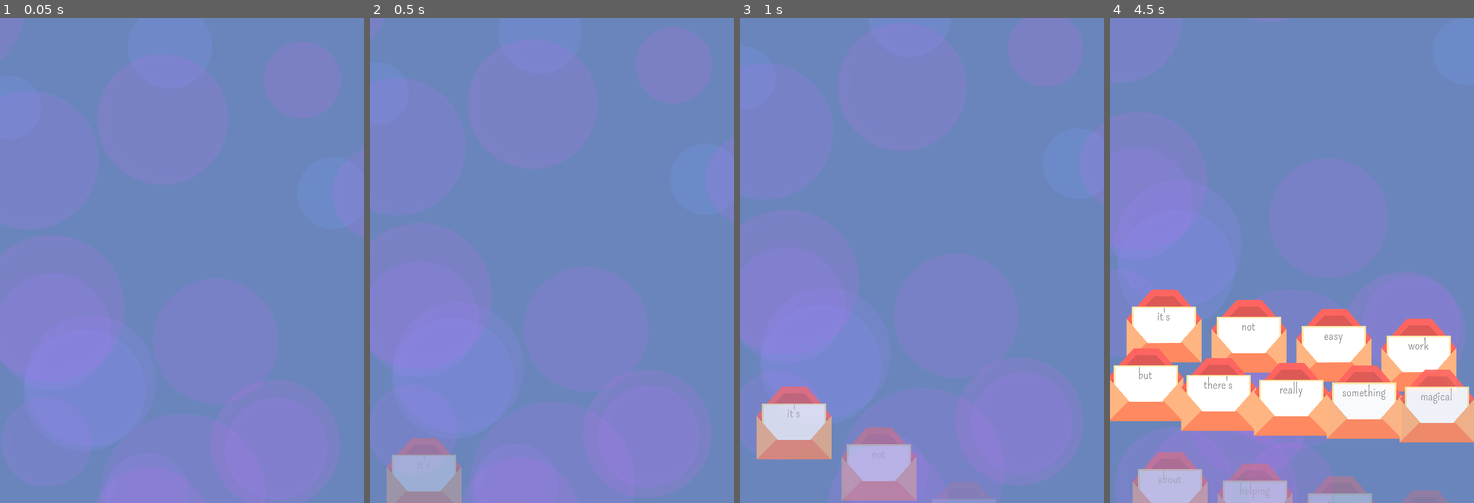
Above: before the commit, frames 1-4 (left to right).
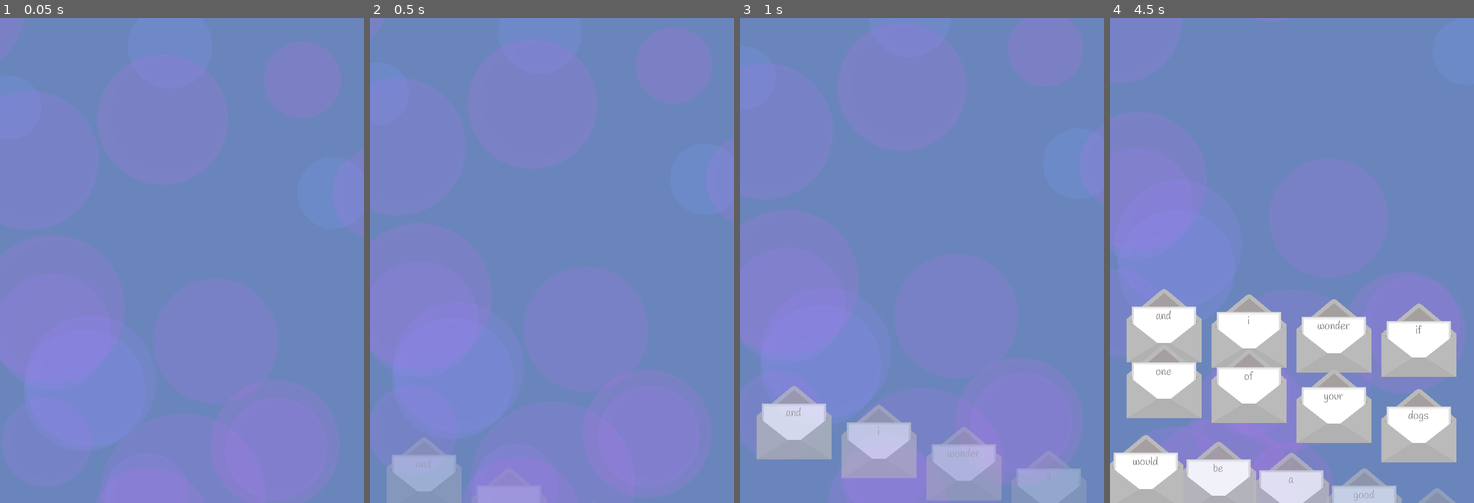
Above: after the commit, the same moments.

Repository: HoneyPony/ash-and-phoenix
Game: Godot game, scene res://game.tscn
The game is run twice, just before and just after one commit, with the same random seed, the same clock (stepped at 60 frames per second) and the same inputs.
Inputs:
- Up to frame 1 (0.05 s): no input
- Up to frame 2 (0.5 s): no input
- Up to frame 3 (1 s): tap Enter at 0.5 s
- Up to frame 4 (4.5 s): no input

Frame 1 is identical in both runs. In frame 2, 0.8% of the frame differs, in the area x 4-42%, y 86-100%; in frame 3, 7.4%; in frame 4, 27%, in the area x 0-100%, y 55-100%.

Commit message:
special "disable a" logic for desperate writing situations

Diff:
--- a/global.gd
+++ b/global.gd
@@ -26,12 +26,18 @@
 	var text
 	var xpos
 	var yoffset
+	var do_disable_a
 
 	func _init(_text, _delay, _xpos, _yoffset):
 		delay = _delay
 		text = _text
 		xpos = _xpos
 		yoffset = _yoffset
+		do_disable_a = false
+
+	func disable_a():
+		do_disable_a = true
+		return self
 
 class LetterChange:
 	var next_letter
@@ -334,11 +340,6 @@
 	WORD("my", 4.4, 120, 60),
 	WORD("home", 4.8, 240, 60),
 
-						]
-
-
-var game_data = [
-	CHANGE_PHOENIX(),
 	WAIT(),
 	WORD("it's", 0, -210),
 	WORD("not", 0.4, -70),
@@ -358,11 +359,93 @@
 
 	WAIT(),
 	WORD("sincerely", 1, -70),
-	WORD("phoenix", 1.5, 70)
+	WORD("phoenix", 1.5, 70),
+
+	WAIT(),
+	CHANGE_ASH(),
+	WORD("dear", 0, -70),
+	WORD("phoenix", 0.4, 70),
 	#[0, 0, -210, "i"],
 	#[0, 1, -70, "don't"],
 	#[0, 2, 70, "recall"],
 	#[0, 3, 210, "the"]
+
+	WAIT(),
+	WORD("it", 0, -210),
+	WORD("was", 0.3, -70),
+	WORD("delightful", 0.6, 70),
+	WORD("to", 0.9, -70, 80),
+	WORD("see", 1.2, 70, 80),
+	WORD("you", 1.5, 210, 80),
+	WORD("at", 1.8, -210, 160),
+	WORD("the", 2.1, -70, 160),
+	WORD("concert!", 2.4, 70, 160),
+
+	WAIT(),
+	WORD("what", 0, -210),
+	WORD("a", 0.2, -70),
+	WORD("marvelous", 0.4, 70),
+	WORD("coincidence!", 0.6, 210), # originally "coincidence that was", cut for format / time/ etc
+
+	WAIT(),
+	WORD("it", 0, -240),
+	WORD("was", 0.4, -120),
+	WORD("humbling", 0.8, 0),
+	WORD("to", 1.2, 120),
+	WORD("hear", 1.6, 240),
+	WORD("about", 2.0, -240),
+	WORD("the", 2.4, -120),
+	WORD("work", 2.8, 0),
+	WORD("you", 3.2, 120),
+	WORD("do", 3.6, 240),
+
+	WAIT(),
+	WORD("the", 0, -240),
+	WORD("dogs", 0.2, -120),
+	WORD("in", 0.4, 0),
+	WORD("your", 0.6, 120),
+	WORD("care", 0.8, 240),
+
+	WORD("are", 2.8, 0),
+
+	WORD("quite", 5.8, -120),
+	WORD("the", 6.2, 20),
+	WORD("handful", 6.6, 160),
+
+	WAIT(),
+	WORD("but", 0, -180),
+	WORD("i", 0.4, -30),
+	WORD("am", 0.8, 110),
+	WORD("actually", 1.2, -110, 60),
+	WORD("considering", 1.6, 30, 60),
+	WORD("adopting", 2.0, 180, 60),
+
+	WAIT(),
+	WORD("a", 0, -210),
+	WORD("pet", 0.4, -70),
+	WORD("dog", 0.8, 70),
+	WORD("soon", 1.2, 210),
+
+	]
+
+
+var game_data = [
+	WAIT(),
+	WORD("and", 0, -210).disable_a(),
+	WORD("i", 0.2, -70),
+	WORD("wonder", 0.4, 70),
+	WORD("if", 0.6, 210),
+
+	WORD("one", 0.8, -210, 60),
+	WORD("of", 1.0, -70, 60),
+	WORD("your", 1.8, 70, 60),
+	WORD("dogs", 2.6, 210, 60),
+
+	WORD("would", 3.0, -240, 120),
+	WORD("be", 3.2, -120, 120),
+	WORD("a", 3.4, 0, 120),
+	WORD("good", 3.6, 120, 120),
+	WORD("fit", 3.8, 240, 120),
 ]
 
 func _input(event):
@@ -384,6 +467,7 @@
 			letter.text = next_entry.text
 			letter.position.x = next_entry.xpos
 			letter.is_letter2 = next_letter_is_phoenix
+			letter.disable_a = next_entry.do_disable_a
 			letter.position.y = 500 + next_entry.yoffset# + next_entry[1] * 40
 			#letter.is_letter2 = true
 			get_node("/root/Game").add_child(letter)
@@ -434,8 +518,11 @@
 	var has_valid_letter = false
 	var has_completed_letter = false
 
-	var has_completed_candidate = false
+	#var has_completed_candidate = false
 	var best_match_length = 0
+
+	# DIsable a applies to the first (in-order) scan because it deals with order
+	var disable_a = false
 
 	for letter in get_tree().get_nodes_in_group("Letter"):
 		var measure = letter.measure_input(next_input)
@@ -443,7 +530,14 @@
 		if measure[1] > best_match_length:
 			best_match_length = measure[1]
 
+		if disable_a and letter.text == "a":
+			letter.render_text(0, false) # clear!
+			continue
+
 		if measure[0] <= max_mistakes:
+			if measure[1] > 0:
+				if letter.disable_a:
+					disable_a = true
 			has_valid_letter = true
 			letter.render_text(measure[1], measure[0] > 0)
 		else:
@@ -453,6 +547,10 @@
 	# Second pass, to check for completed letter
 	for letter in get_tree().get_nodes_in_group("Letter"):
 		var measure = letter.measure_cache # resuse measurement
+
+		# special logic for disabling a
+		if letter.text == "a" and disable_a:
+			continue
 
 		# If the letter was completed, send it off! and
 		# we will have to reset everything
--- a/letter/letter.gd
+++ b/letter/letter.gd
@@ -8,6 +8,8 @@
 
 var velocity_x = 0.0
 var velocity_y = -300
+
+var disable_a = false
 
 var is_letter2 = false # Whether to use the second variation
 @export var letter2_frames: SpriteFrames
